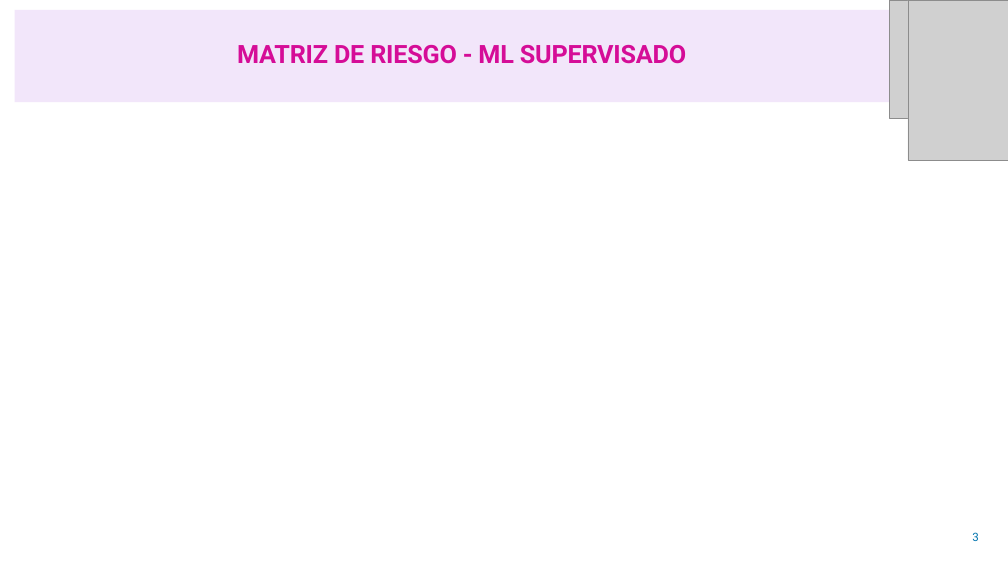
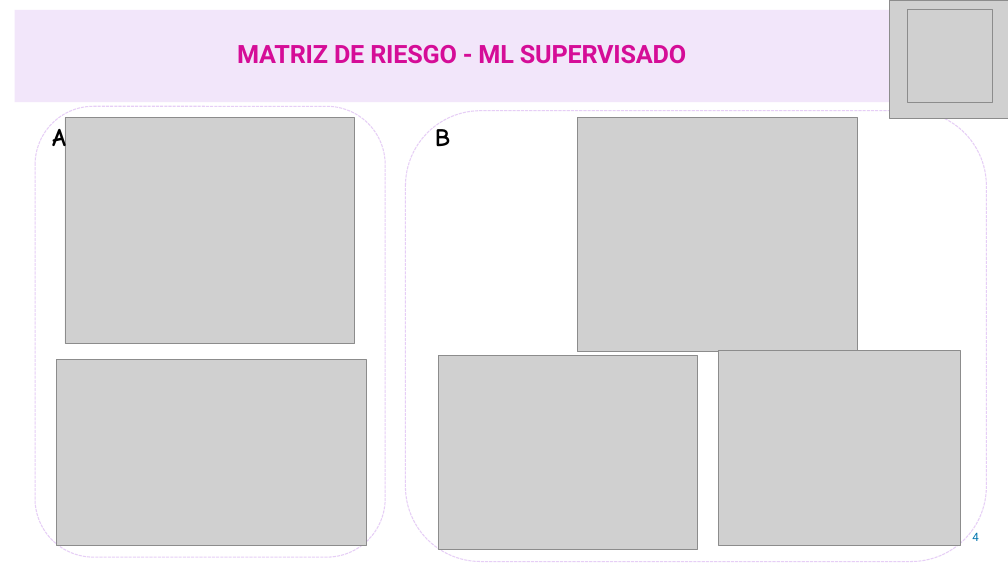
Before and after one commit to jepilogo97/nequi-ds-compliance-risk, a slide deck: slide 4 of files/Prueba_Cientifico_Datos_Compliance.pptx (slide 3 before the commit). Drawn at 1008x567 pixels with LibreOffice and Linux fonts; fonts in the diff are those of the drawing; grey boxes stand for pictures. Boxes give left, top, right and bottom in pixels: in the first picture for what was removed or moved away, otherwise in the second. Text is boxed around its words. In the diff, an @@ line names an element or a change of style, - is before the commit and + after.

```diff
--- a/files/Prueba_Cientifico_Datos_Compliance.pptx
+++ b/files/Prueba_Cientifico_Datos_Compliance.pptx
@@ picture: place and size @@
-picture at [908,0,1008,160]
+picture at [908,10,993,102]
@@ rounded rectangle added at [35,107,385,557], fill #FFFFFF, outline #E6CEF6 1 pt dashed @@
@@ picture added at [65,118,355,344] @@
@@ rounded rectangle added at [405,110,986,561], fill #FFFFFF, outline #E6CEF6 1 pt dashed @@
@@ picture added at [577,118,858,352] @@
@@ text added at [52,125,66,155], 24 pt, text #000000, bold @@
+A
@@ text added at [435,129,450,147], 24 pt, text #000000, bold @@
+B
@@ picture added at [57,359,366,545] @@
@@ picture added at [439,355,697,550] @@
@@ picture added at [718,351,961,545] @@
@@ page number at [972,532,978,541]: text changed @@
-3
+4
```
Also in this commit, not shown: 4 other slides changed, 1 slide added, 33 other files.
